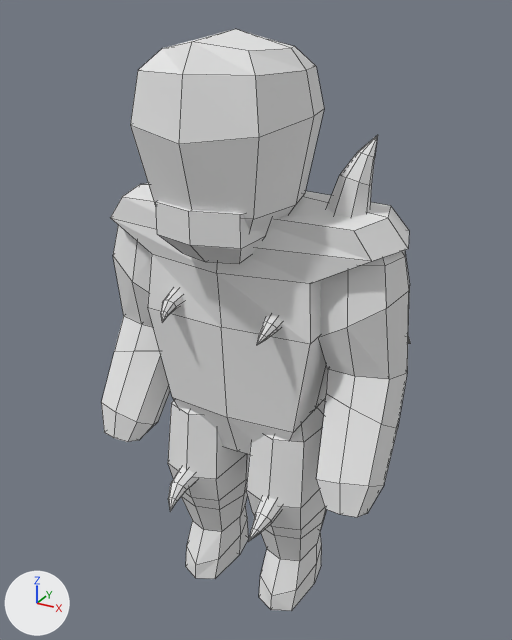
Two versions of the Blender file dev/Creatures/Demon Mobs/Belph/belph.blend, one commit apart.
Both versions are drawn from a camera (50 mm lens) standing at (1.16, -2.1, 2.2) and looking at (0.01, -0.01, 1.16). The axes (+X, +Y, +Z) are drawn at lower left. The lights are the same throughout. Mesh edges are drawn as thin lines.

The first picture shows 'ArmLeftLower', 'ArmLeftUpper', 'ArmRightLower', 'ArmRightUpper', 'Body', 'Head', 'LegLeft', 'LegRight', 'Mouth'.
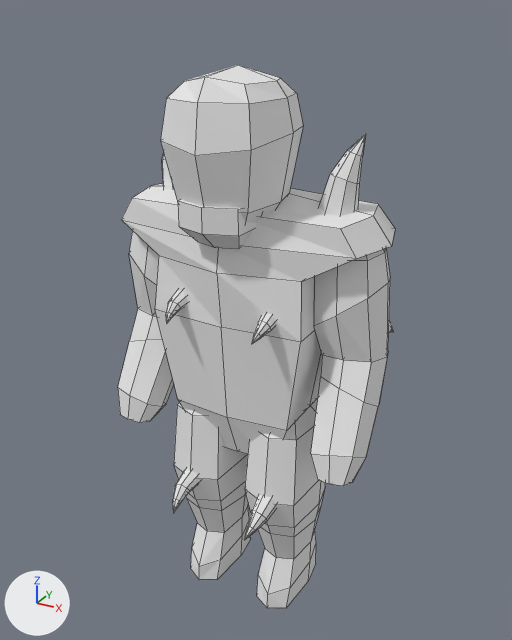
Boxes (x1, y1, x2, y2) around the edits, measured in the pictures (512 x 640 px):
'Body', mesh rescaled (8% narrower)
    before: (110, 135, 409, 455)
    after: (121, 134, 395, 454)
'Head', mesh rescaled (27% narrower, 22% shorter)
    before: (130, 29, 324, 231)
    after: (161, 65, 303, 223)
'LegLeft', moved
    before: (246, 401, 327, 611)
    after: (244, 399, 325, 608)
'ArmLeftLower', mesh rescaled, moved (16% narrower, 11% shorter)
    before: (316, 370, 407, 517)
    after: (311, 355, 387, 486)
'ArmLeftUpper', mesh rescaled, moved (12% narrower, 12% shorter)
    before: (320, 250, 411, 379)
    after: (314, 248, 394, 362)
'LegRight', moved
    before: (168, 401, 249, 579)
    after: (173, 402, 251, 580)
'ArmRightLower', mesh rescaled, moved (19% narrower, 9% shorter)
    before: (101, 316, 170, 442)
    after: (118, 309, 174, 423)
'Mouth', mesh rescaled, moved (30% narrower, 22% shorter)
    before: (156, 201, 269, 264)
    after: (178, 200, 257, 249)
'ArmRightUpper', mesh rescaled, moved
    before: (113, 225, 153, 327)
    after: (129, 231, 159, 316)

Patch to the scene script:
```diff
--- a/dev/Creatures/Demon Mobs/Belph/belph.blend.py
+++ b/dev/Creatures/Demon Mobs/Belph/belph.blend.py
@@ me_body @@
 me_body.from_pydata(...)  # 150 vertices, 146 faces; spans x -0.549..0.549, y -0.323..0.26, z -0.312..0.9
+# me_body part 1: the whole mesh is scaled about its middle by (0.9, 1, 1)
 me_body.materials.append(mat_belph)
@@ me_armrightupper @@
 me_armrightupper.from_pydata(...)  # 59 vertices, 56 faces; spans x -0.178..0.134, y -0.17..0.325, z -0.487..0.09
 # used by ob_armrightupper; parent = ob_body; location = (-0.4, 0.0, 1.512)
+# me_armrightupper part 2: the whole mesh is scaled about the mesh origin by (0.81, 0.9, 0.9)
 me_armrightupper.materials.append(mat_belph)
@@ me_armrightlower @@
 me_armrightlower.from_pydata(...)  # 42 vertices, 40 faces; spans x -0.147..0.134, y -0.287..0.155, z -0.448..0.091
 # used by ob_armrightlower; parent = ob_armrightupper; location = (-0.44, 0.0, 1.058)
+# me_armrightlower part 3: the whole mesh is scaled about the mesh origin by (0.81, 0.9, 0.9)
 me_armrightlower.materials.append(mat_belph)
@@ me_head @@
 me_head.from_pydata(...)  # 42 vertices, 40 faces; spans x -0.262..0.262, y -0.381..0.139, z -0.104..0.513
 # used by ob_head; parent = ob_body; location = (0.0, -0.06, 1.635)
+# me_head part 4: the whole mesh is scaled about the mesh origin by (0.72, 0.8, 0.8)
 me_head.materials.append(mat_belph)
@@ me_mouth @@
 me_mouth.from_pydata(...)  # 26 vertices, 24 faces; spans x -0.189..0.189, y -0.295..0.059, z -0.169..0.022
 # used by ob_mouth; parent = ob_head; location = (0.0, -0.11, 1.635)
+# me_mouth part 5: the whole mesh is scaled about the mesh origin by (0.72, 0.8, 0.8)
 me_mouth.materials.append(mat_belph)
@@ me_armleftupper @@
 me_armleftupper.from_pydata(...)  # 59 vertices, 56 faces; spans x -0.134..0.178, y -0.17..0.325, z -0.487..0.09
 # used by ob_armleftupper; parent = ob_body; location = (0.4, 0.0, 1.512)
+# me_armleftupper part 6: the whole mesh is scaled about the mesh origin by (0.81, 0.9, 0.9)
 me_armleftupper.materials.append(mat_belph)
@@ me_armleftlower @@
 me_armleftlower.from_pydata(...)  # 42 vertices, 40 faces; spans x -0.134..0.147, y -0.287..0.155, z -0.448..0.091
 # used by ob_armleftlower; parent = ob_armleftupper; location = (0.44, 0.0, 1.058)
+# me_armleftlower part 7: the whole mesh is scaled about the mesh origin by (0.81, 0.9, 0.9)
 me_armleftlower.materials.append(mat_belph)
@@ ob_armrightupper @@
 ob_armrightupper.matrix_parent_inverse = Matrix(((1.0, 0.0, 0.0, 0.0), (0.0, 1.0, 0.0, 0.0), (0.0, 0.0, 1.0, -0.945), (0.0, 0.0, 0.0, 1.0)))
-ob_armrightupper.location = (-0.4, 0.0, 1.512)
+ob_armrightupper.location = (-0.36, 0.0, 1.512)
@@ ob_armrightlower @@
 ob_armrightlower.parent = ob_armrightupper
-ob_armrightlower.matrix_parent_inverse = Matrix(((1.0, 0.0, 0.0, 0.4), (0.0, 1.0, 0.0, 0.0), (0.0, 0.0, 1.0, -1.512), (0.0, 0.0, 0.0, 1.0)))
-ob_armrightlower.location = (-0.44, 0.0, 1.058)
+ob_armrightlower.matrix_parent_inverse = Matrix(((1.0, 0.0, 0.0, 0.36), (0.0, 1.0, 0.0, 0.0), (0.0, 0.0, 1.0, -1.512), (0.0, 0.0, 0.0, 1.0)))
+ob_armrightlower.location = (-0.392, 0.0, 1.104)
@@ ob_legright @@
 ob_legright.matrix_parent_inverse = Matrix(((1.0, 0.0, 0.0, 0.0), (0.0, 1.0, 0.0, 0.0), (0.0, 0.0, 1.0, -0.945), (0.0, 0.0, 0.0, 1.0)))
-ob_legright.location = (-0.18, 0.0, 0.803)
+ob_legright.location = (-0.162, 0.0, 0.803)
@@ ob_mouth @@
 ob_mouth.matrix_parent_inverse = Matrix(((1.0, 0.0, 0.0, 0.0), (0.0, 1.0, 0.0, 0.06), (0.0, 0.0, 1.0, -1.635), (0.0, 0.0, 0.0, 1.0)))
-ob_mouth.location = (0.0, -0.11, 1.635)
+ob_mouth.location = (0.0, -0.1, 1.635)
@@ ob_legleft @@
 ob_legleft.matrix_parent_inverse = Matrix(((1.0, 0.0, 0.0, 0.0), (0.0, 1.0, 0.0, 0.0), (0.0, 0.0, 1.0, -0.945), (0.0, 0.0, 0.0, 1.0)))
-ob_legleft.location = (0.18, 0.0, 0.803)
+ob_legleft.location = (0.162, 0.0, 0.803)
@@ ob_armleftupper @@
 ob_armleftupper.matrix_parent_inverse = Matrix(((1.0, 0.0, 0.0, 0.0), (0.0, 1.0, 0.0, 0.0), (0.0, 0.0, 1.0, -0.945), (0.0, 0.0, 0.0, 1.0)))
-ob_armleftupper.location = (0.4, 0.0, 1.512)
+ob_armleftupper.location = (0.36, 0.0, 1.512)
@@ ob_armleftlower @@
 ob_armleftlower.parent = ob_armleftupper
-ob_armleftlower.matrix_parent_inverse = Matrix(((1.0, 0.0, 0.0, -0.4), (0.0, 1.0, 0.0, 0.0), (0.0, 0.0, 1.0, -1.512), (0.0, 0.0, 0.0, 1.0)))
-ob_armleftlower.location = (0.44, 0.0, 1.058)
+ob_armleftlower.matrix_parent_inverse = Matrix(((1.0, 0.0, 0.0, -0.36), (0.0, 1.0, 0.0, 0.0), (0.0, 0.0, 1.0, -1.512), (0.0, 0.0, 0.0, 1.0)))
+ob_armleftlower.location = (0.392, 0.0, 1.104)
```
